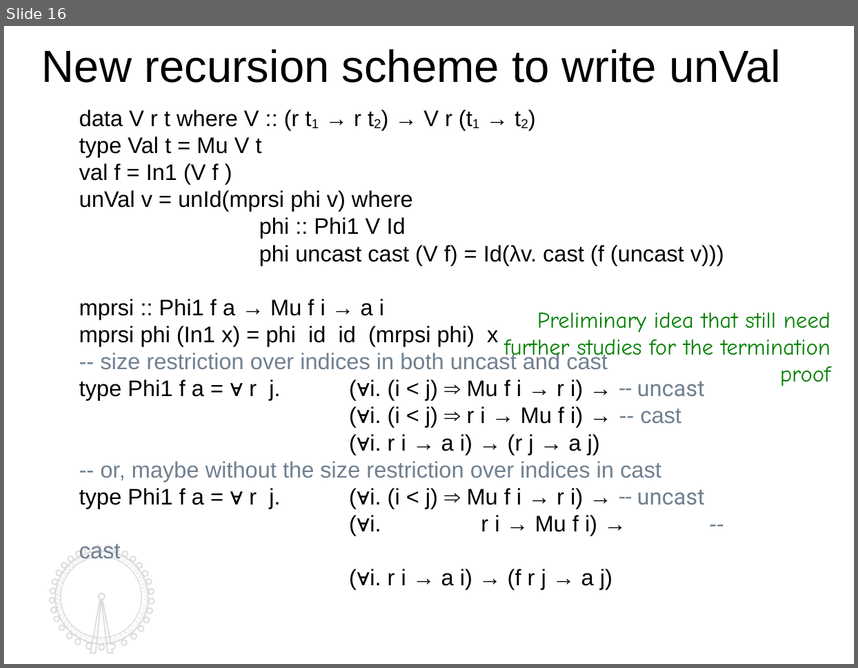
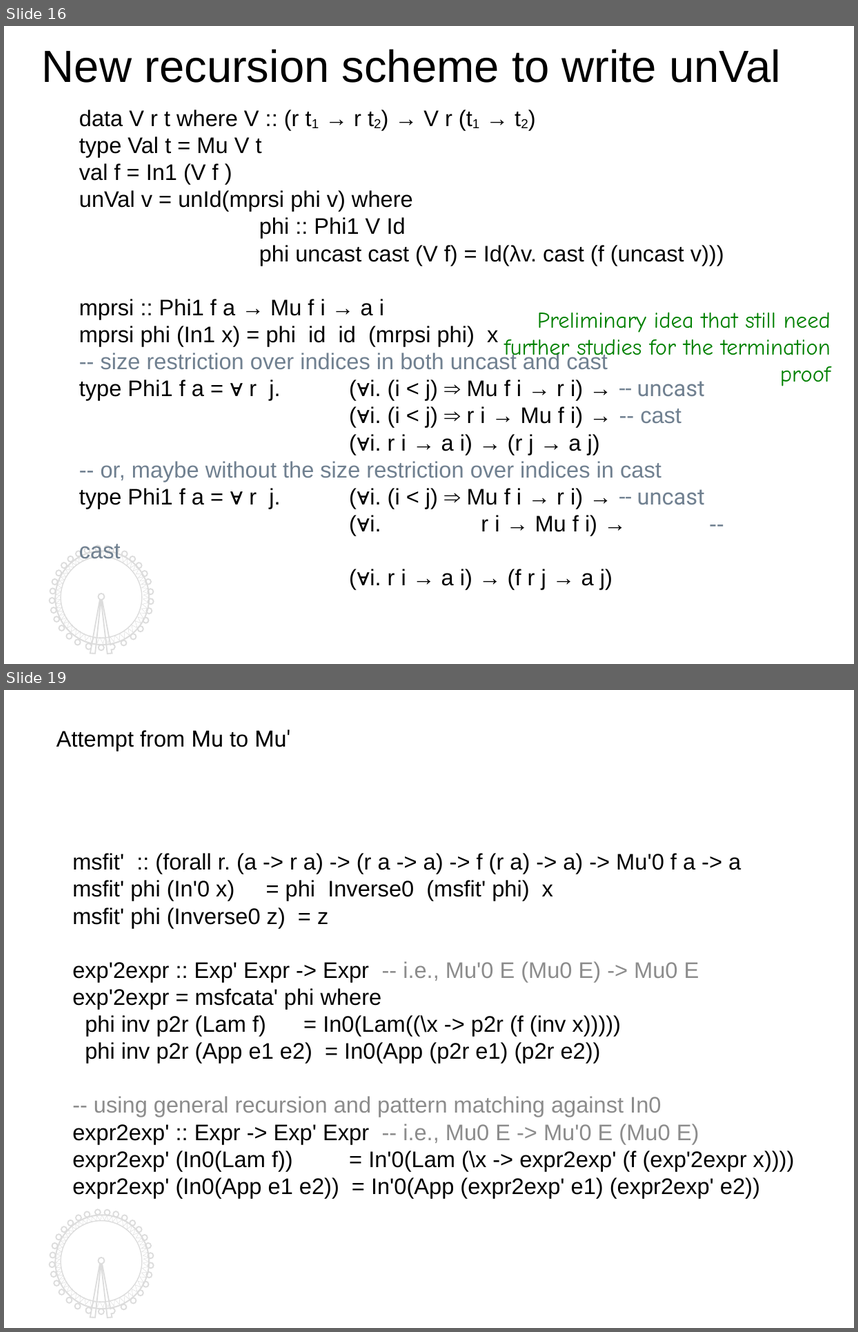
Before and after one commit to kyagrd/naxPapers, a slide deck: draft/TYPES13/ppt/myslide.odp. Shown one above the other, each under a label of ours: slide 16 before the commit, slides 16 and 19 after it; the slides between them are not shown. The pictures are 858x668 and 858x1332 pixels, drawn with LibreOffice and Linux fonts; fonts in the diff are those of the drawing. Boxes give left, top, right and bottom in pixels: in the first picture for what was removed or moved away, otherwise in the second. Text is boxed around its words. In the diff, an @@ line names an element or a change of style, - is before the commit and + after.

```diff
--- a/draft/TYPES13/ppt/myslide.odp
+++ b/draft/TYPES13/ppt/myslide.odp
@@ slide 19 added at [4, 690, 854, 1328], background #FFFFFF; not listed: 4 template elements that a slide beside it also shows @@
@@ text added at [56, 729, 290, 751], 18 pt, text #000000 @@
+Attempt from Mu to Mu'
@@ text added at [72, 853, 795, 1198], 18 pt, text #000000 @@
+msfit' :: (forall r. (a -> r a) -> (r a -> a) -> f (r a) -> a) -> Mu'0 f a -> a
+msfit' phi (In'0 x) = phi Inverse0 (msfit' phi) x
+msfit' phi (Inverse0 z) = z
+exp'2expr :: Exp' Expr -> Expr -- i.e., Mu'0 E (Mu0 E) -> Mu0 E
+exp'2expr = msfcata' phi where
+phi inv p2r (Lam f) = In0(Lam((\x -> p2r (f (inv x)))))
+phi inv p2r (App e1 e2) = In0(App (p2r e1) (p2r e2))
+-- using general recursion and pattern matching against In0
+expr2exp' :: Expr -> Exp' Expr -- i.e., Mu0 E -> Mu'0 E (Mu0 E)
+expr2exp' (In0(Lam f)) = In'0(Lam (\x -> expr2exp' (f (exp'2expr x))))
+expr2exp' (In0(App e1 e2)) = In'0(App (expr2exp' e1) (expr2exp' e2))
@@ slide 16 changed as well @@
@@ outline redrawn in 3 elements at [49, 546, 154, 654], [55, 551, 148, 644], [55, 551, 149, 645] @@
```
Also in this commit, not shown: 16 other slides changed, 3 other slides added.
